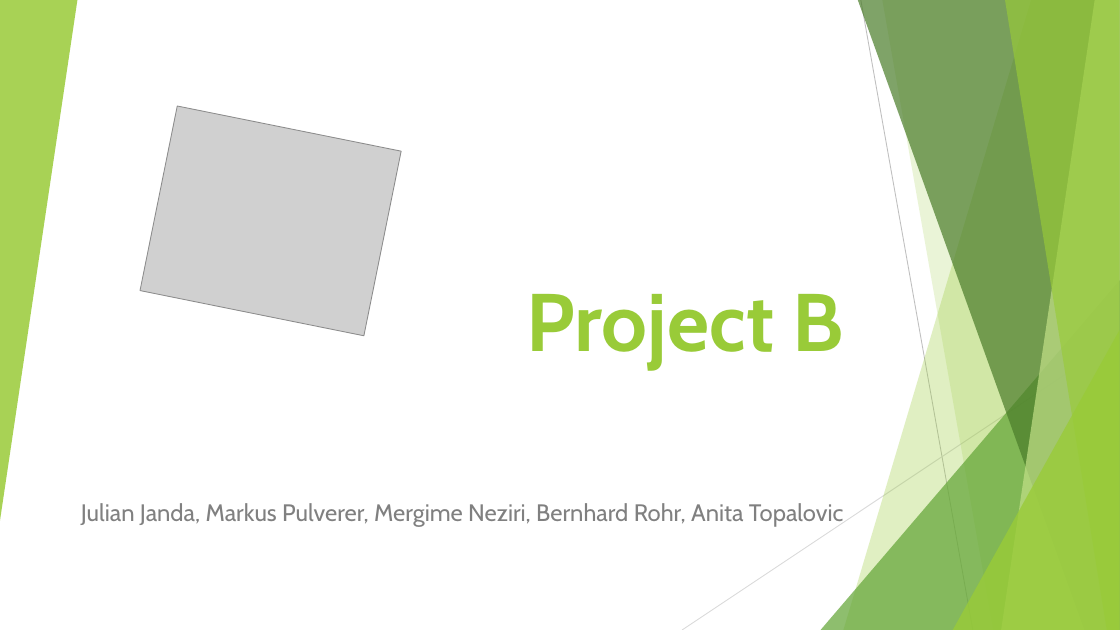
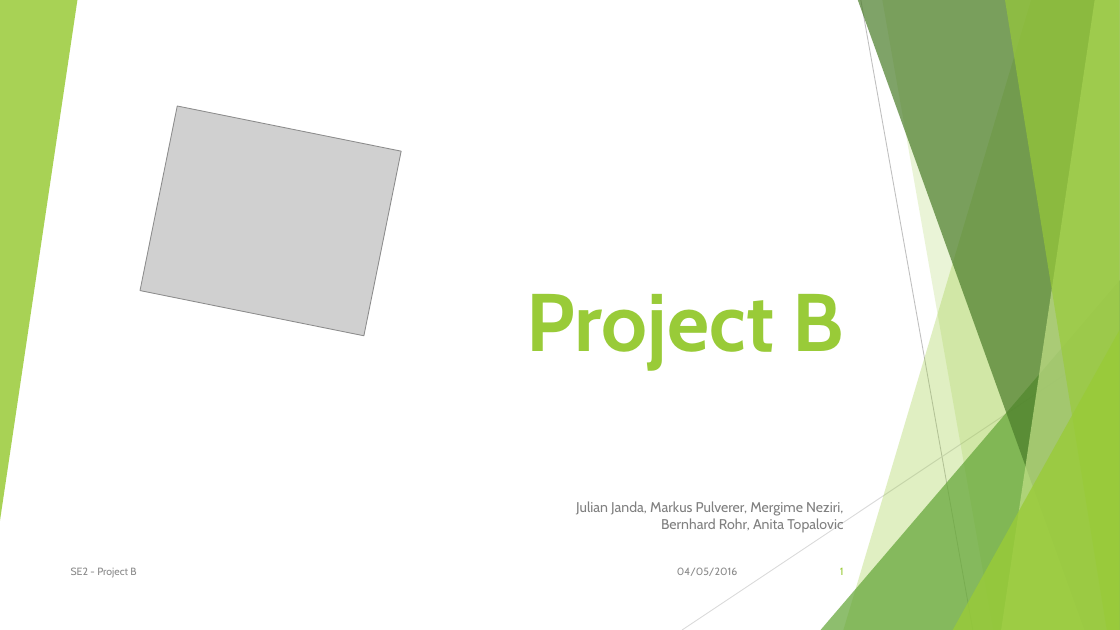
Before and after one commit to MrMudskip/SS16_SE2_Project_B, a slide deck: slide 1 of Präsentation_Project.pptx. Drawn at 1120x630 pixels with LibreOffice and Linux fonts; fonts in the diff are those of the drawing; grey boxes stand for pictures. Boxes give left, top, right and bottom in pixels: in the first picture for what was removed or moved away, otherwise in the second. Text is boxed around its words. In the diff, an @@ line names an element or a change of style, - is before the commit and + after.

```diff
--- a/Präsentation_Project.pptx
+++ b/Präsentation_Project.pptx
@@ subtitle "Julian Janda, Markus Pulverer, Mergime ..." at (576,501,843,532): size 20.4 to 12.1 pt @@
@@ text added at (71,567,136,578), 9 pt, text #8C8C8C @@
+SE2 - Project B
@@ text added at (677,567,737,576), 9 pt, text #8C8C8C @@
+04/05/2016
@@ page number added at (840,568,844,575), 9 pt, text #99CB38 @@
+1
```
Also in this commit, not shown: 7 other slides changed.
